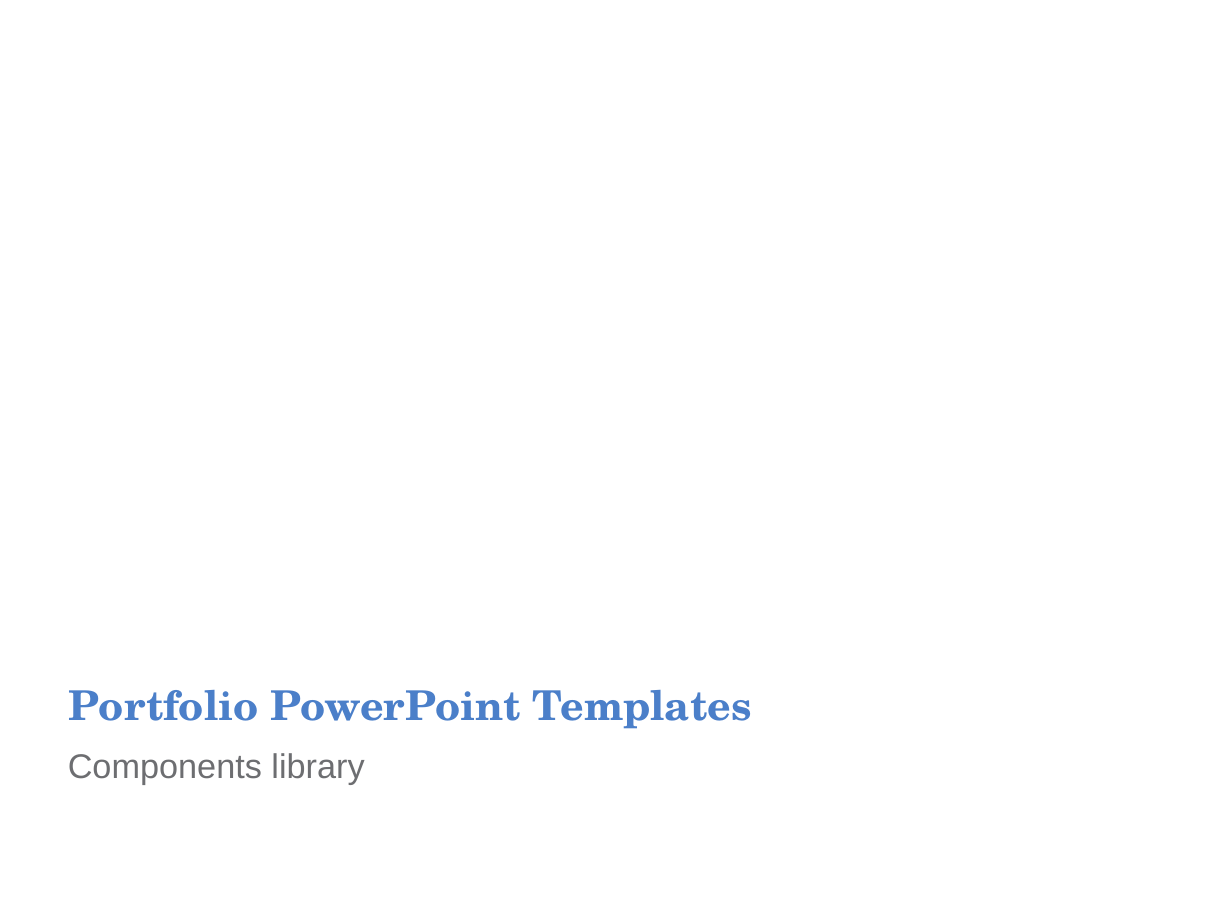
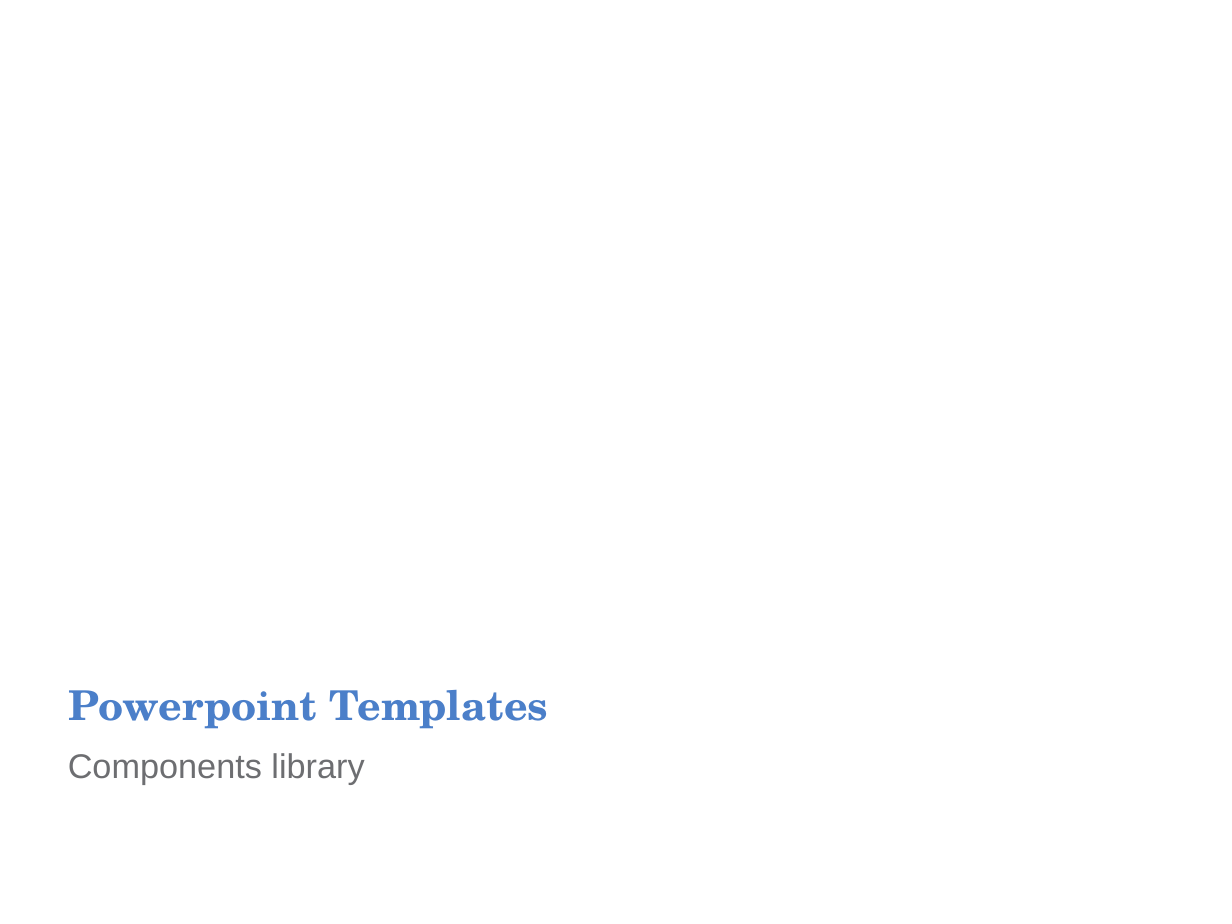
Before and after one commit to CAST-projects/ReportGenerator, a slide deck: slide 1 of CastReporting.Reporting/TemplatesFiles/1- Powerpoint-components-library.pptx. Drawn at 1232x924 pixels with LibreOffice and Linux fonts; fonts in the diff are those of the drawing; background and template pictures are left out. Boxes give left, top, right and bottom in pixels: in the first picture for what was removed or moved away, otherwise in the second. Text is boxed around its words. In the diff, an @@ line names an element or a change of style, - is before the commit and + after.

Commit message:
REPORTGEN-187 : fix ppt templates

```diff
--- a/CastReporting.Reporting/TemplatesFiles/1- Powerpoint-components-library.pptx
+++ b/CastReporting.Reporting/TemplatesFiles/1- Powerpoint-components-library.pptx
@@ title at (69, 690, 548, 729): text changed @@
-Portfolio PowerPoint Templates
+Powerpoint Templates
```
Also in this commit, not shown: 6 other slides changed, 47 slides added, 7 slides removed, 1 other file.
